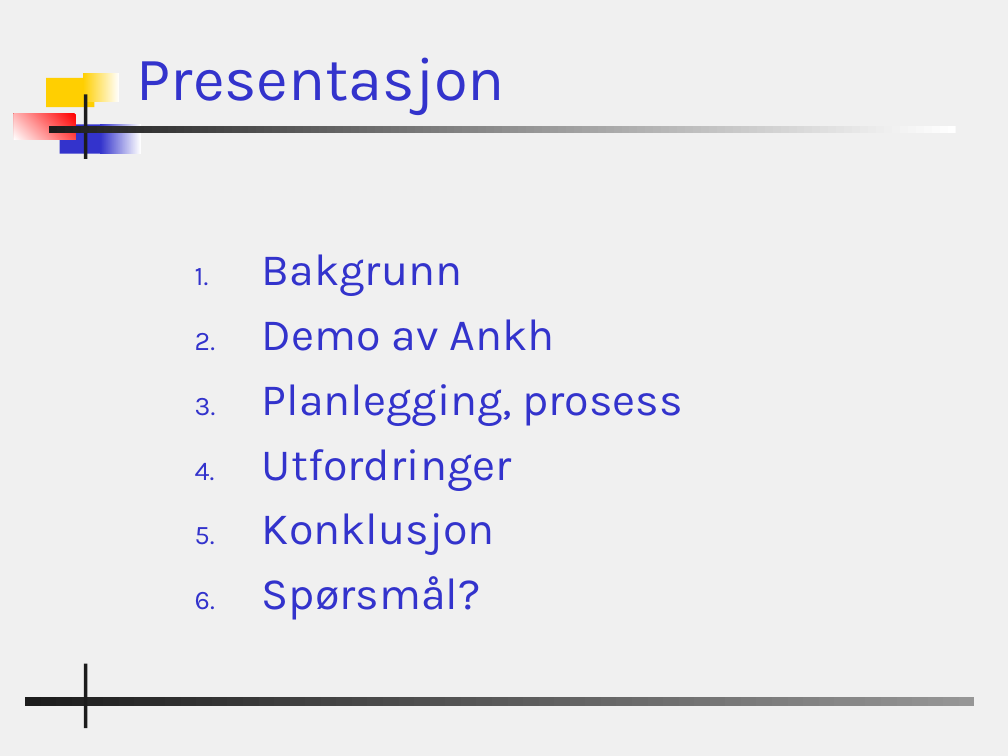
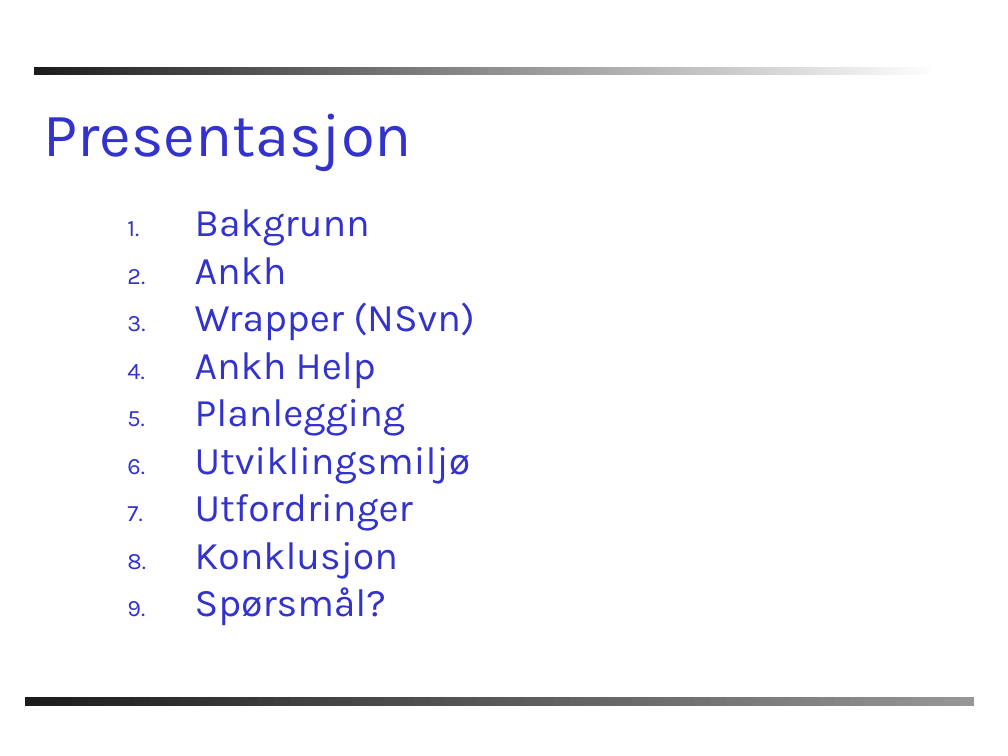
Before and after one commit to windygu/AnkhSVN, a slide deck: slide 2 of doc/powerpoint/Subversion_addin_for_VS.NET.ppt. Drawn at 1008x756 pixels with LibreOffice and Linux fonts; fonts in the diff are those of the drawing; background and template pictures are left out. Boxes give left, top, right and bottom in pixels: in the first picture for what was removed or moved away, otherwise in the second. Text is boxed around its words. In the diff, an @@ line names an element or a change of style, - is before the commit and + after.

```diff
--- a/doc/powerpoint/Subversion_addin_for_VS.NET.ppt
+++ b/doc/powerpoint/Subversion_addin_for_VS.NET.ppt
@@ background #F0F0F0 to #FFFFFF @@
@@ title "Presentasjon": place and size @@
-title "Presentasjon" at [137,57,505,115]
+title "Presentasjon" at [43,113,411,171]
@@ rectangle: place and size @@
-rectangle at [48,126,956,134]
+rectangle at [33,68,940,76]
@@ rectangle removed at [46,78,95,107] @@
@@ rectangle removed at [84,73,120,102] @@
@@ rectangle removed at [14,114,76,140] @@
@@ rectangle removed at [84,95,87,159] @@
@@ rectangle removed at [59,124,106,153] @@
@@ rectangle removed at [101,124,141,153] @@
@@ text "Bakgrunn": place and size @@
-text "Bakgrunn" at [262,254,683,620]
+text "Bakgrunn" at [195,209,475,626]
@@ text at [195,209,413,626]: size 32 to 28 pt in "Bakgrunn", "Utfordringer", "Konklusjon", "Spørsmål?"; line spacing 1 to 0.8; less space between paragraphs @@
@@ text at [195,257,475,484]: text changed; size 32 to 28 pt @@
-2. Demo av Ankh
-3. Planlegging, prosess
+2. Ankh
+3. Wrapper (NSvn)
+4. Ankh Help
+5. Planlegging
+6. Utviklingsmiljø
@@ rectangle removed at [84,663,87,728] @@
```
Also in this commit, not shown: 22 other slides changed, 1 slide added, 1 slide removed.
